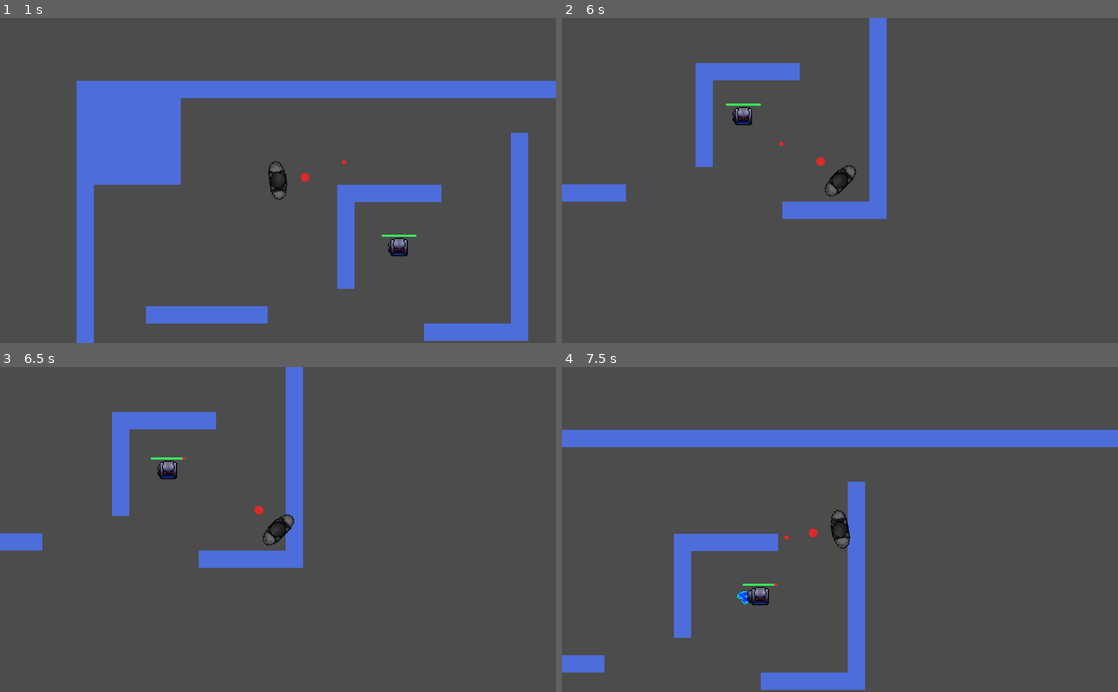
Above: before the commit, frames 1-4 (two rows, left to right).
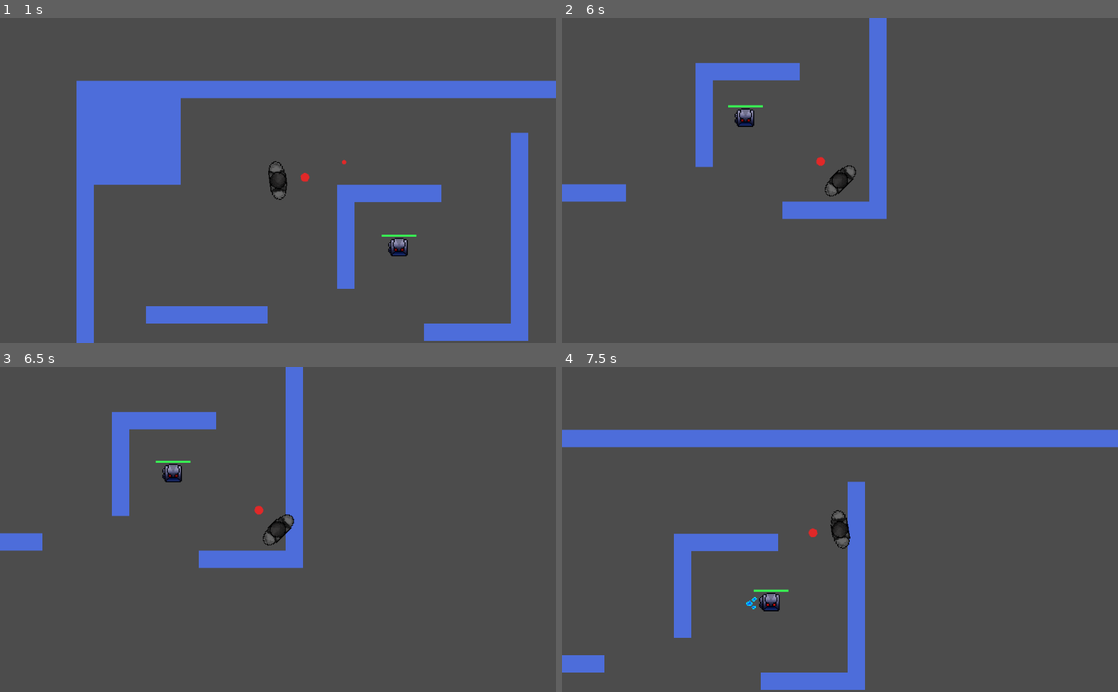
Above: after the commit, the same moments.

Repository: ARayRyanR/TimeGun
Game: Godot game, scene res://src/World.tscn
The game is run twice, just before and just after one commit, with the same random seed, the same clock (stepped at 60 frames per second) and the same inputs.
Inputs (mouse positions are in pixels of both pictures, inside the frame that each line leads up to):
- Up to frame 1 (1 s): tap Enter at 0.5 s; move the mouse to (400, 164) at 0.52 s; press the mouse at (400, 164) at 0.53 s; hold Right (ui_right) from 0.53 s (still down)
- Up to frame 2 (6 s): move the mouse to (728, 196) at 1.27 s; release Right (ui_right) at 1.28 s; release the mouse at (728, 196) at 1.28 s; hold Down (ui_down) 1.28-2.03 s; click (728, 196) at 1.35 s; move the mouse to (895, 109) at 2.02 s; press the mouse at (895, 109) at 2.03 s; hold Right (ui_right) 2.03-2.78 s; move the mouse to (812, 245) at 2.77 s; release the mouse at (812, 245) at 2.78 s; hold Up (ui_up) 2.78-3.53 s; click (812, 245) at 2.85 s; move the mouse to (1006, 229) at 3.52 s; press the mouse at (1006, 229) at 3.53 s; hold Left (ui_left) 3.53-5.03 s; tap Space at 4.25 s; move the mouse to (673, 131) at 4.27 s; release the mouse at (673, 131) at 4.28 s; click (673, 131) at 4.35 s; tap Enter at 5 s; move the mouse to (867, 180) at 5.02 s; press the mouse at (867, 180) at 5.03 s; hold Down (ui_down) 5.03-5.78 s; move the mouse to (756, 99) at 5.77 s; release the mouse at (756, 99) at 5.78 s; hold Right (ui_right) from 5.78 s (still down); click (756, 99) at 5.85 s
- Up to frame 3 (6.5 s): keep holding Right (ui_right)
- Up to frame 4 (7.5 s): move the mouse to (962, 513) at 6.52 s; release Right (ui_right) at 6.53 s; press the mouse at (962, 513) at 6.53 s; hold Up (ui_up) 6.53-7.28 s; move the mouse to (728, 545) at 7.27 s; release the mouse at (728, 545) at 7.28 s; hold Right (ui_right) from 7.28 s (still down); click (728, 545) at 7.35 s

Frame 1 is identical in both runs. In frame 2, 0.3% of the frame differs, in the area x 29-40%, y 26-40%; in frame 3, 0.3%; in frame 4, 0.5%, in the area x 31-41%, y 51-76%.

Commit message:
gun attributes and bullet damage

Diff:
--- a/TimeGun/src/Bullet.gd
+++ b/TimeGun/src/Bullet.gd
@@ -1,4 +1,6 @@
 extends RigidBody2D
+
+var damage
 
 # area detects world bodies and destroys bullet
 func _on_WorldDetector_body_entered(body: Node) -> void:
--- a/TimeGun/src/Enemy.gd
+++ b/TimeGun/src/Enemy.gd
@@ -123,7 +123,7 @@
 # triggers when a bullet touches enemy body
 func _on_BulletDetector_body_entered(body: Node) -> void:
 	# take damage
-	health -= 10.0
+	health -= body.damage
 	update_health_bar()
 	# delete bullet
 	body.queue_free()
--- a/TimeGun/src/Gun.gd
+++ b/TimeGun/src/Gun.gd
@@ -1,15 +1,32 @@
 extends Sprite
 
 export (PackedScene) var Bullet
-export var shot_speed = 500.0
+
+# @@@ BASE GUN ATTRIBUTES @@@
+export var shot_speed = 500.0 # bullet speed
+export var fire_rate  = 0.5   # seconds between shots
+export var base_damage = 10.0
+
+var shot_cooldown = fire_rate
+
+func _process(delta: float) -> void:
+	# decrease fire rate cooldown
+	if shot_cooldown > 0.0:
+		shot_cooldown = clamp(shot_cooldown - delta, 0.0, fire_rate)
 
 # creates bullet at gun position with given angle
 func shoot(shot_angle: float):
-	# play sound fx
-	$ShotSound.play()
+	# only shoot if cooldown is 0
+	if shot_cooldown <= 0.0:
+		# reset cooldown
+		shot_cooldown = fire_rate
 
-	# create bullet instance
-	var bullet = Bullet.instance()
-	bullet.global_position = global_position
-	bullet.linear_velocity = Vector2(shot_speed, 0).rotated(shot_angle)
-	get_tree().current_scene.add_child(bullet)
+		# play sound fx
+		$ShotSound.play()
+
+		# create bullet instance
+		var bullet = Bullet.instance()
+		bullet.damage = base_damage
+		bullet.global_position = global_position
+		bullet.linear_velocity = Vector2(shot_speed, 0).rotated(shot_angle)
+		get_tree().current_scene.add_child(bullet)
--- a/TimeGun/src/Player.gd
+++ b/TimeGun/src/Player.gd
@@ -23,8 +23,8 @@
 	if ($Body.rotation - max_angle) > 0 || (min_angle - $Body.rotation) > 0:
 		$Body.rotation = current_angle
 
-	# shooting
-	if Input.is_action_just_pressed("shoot"):
+	# shooting (pressed makes it automatic)
+	if Input.is_action_pressed("shoot"):
 		shoot()
 
 func shoot():
